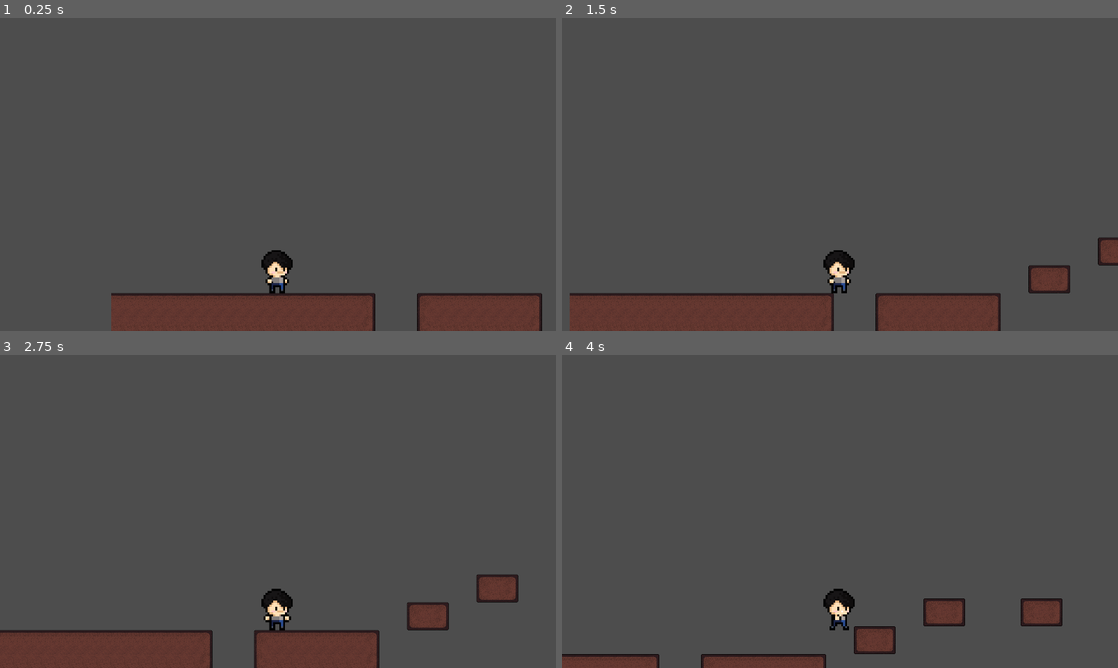
Above: before the commit, frames 1-4 (two rows, left to right).
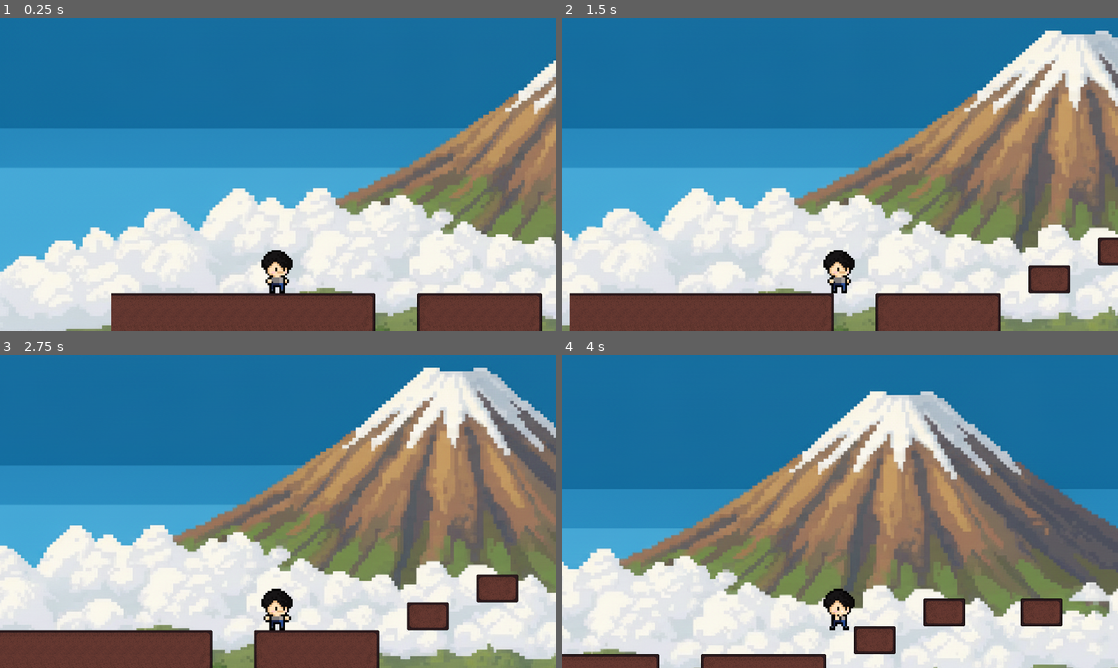
Above: after the commit, the same moments.

Repository: DnilsonAH/VolcanGameJam
Game: Godot game, scene res://Escenas/Game/LevelLibrery2/Level2Librery.tscn
The game is run twice, just before and just after one commit, with the same random seed, the same clock (stepped at 60 frames per second) and the same inputs. This scene is started directly instead of the project's main scene.
Inputs:
- Up to frame 1 (0.25 s): no input
- Up to frame 2 (1.5 s): tap Enter (ui_accept) at 0.5, 0.77 s; hold Right (ui_right) from 0.53 s (still down)
- Up to frame 3 (2.75 s): tap Enter (ui_accept) at 1.52 s; release Right (ui_right) at 2.03 s; hold Shift (shift_left) from 2.03 s (still down)
- Up to frame 4 (4 s): release Shift (shift_left) at 2.78 s; hold Right (ui_right) from 2.78 s (still down); tap Enter (ui_accept) at 3.02, 3.77 s

The runs differ from the first frame. In frame 1, 91% of the frame differs, in the area x 0-100%, y 0-100%; in frame 2, 88%; in frame 3, 87%; in frame 4, 88%.

Commit message:
Fondos de nivel de plataforma

Diff:
--- a/Escenas/Game/LevelLibrery2/Level2Librery.tscn
+++ b/Escenas/Game/LevelLibrery2/Level2Librery.tscn
@@ -1,9 +1,70 @@
-[gd_scene load_steps=3 format=4 uid="uid://cqoe8vr3jwxej"]
+[gd_scene load_steps=6 format=4 uid="uid://cqoe8vr3jwxej"]
 
-[ext_resource type="PackedScene" uid="uid://bqacj7r54lsst" path="res://Entities/Floors/floor_library.tscn" id="1_tijsa"]
+[ext_resource type="Texture2D" uid="uid://cue0qjrrwlq3l" path="res://Resources/Images/Fondos/misti.png" id="1_rqi12"]
+[ext_resource type="PackedScene" path="res://Entities/Floors/floor_library.tscn" id="1_tijsa"]
 [ext_resource type="PackedScene" uid="uid://b7pyfp6hvu4j3" path="res://Entities/Player/player_plataform.tscn" id="2_hycpw"]
+[ext_resource type="Texture2D" uid="uid://6i0hp2fkwe23" path="res://Resources/Images/Fondos/contnuacion misti.png" id="2_v04fy"]
+[ext_resource type="Texture2D" uid="uid://d57rfs0v8kbn" path="res://Resources/Images/Fondos/foza.png" id="5_v04fy"]
 
 [node name="Level2Librery" type="Node2D"]
+
+[node name="fondos" type="Node2D" parent="."]
+
+[node name="TextureRect4" type="TextureRect" parent="fondos"]
+offset_left = -640.0
+offset_top = 190.0
+offset_right = 1280.0
+offset_bottom = 734.0
+texture = ExtResource("5_v04fy")
+
+[node name="TextureRect2" type="TextureRect" parent="fondos"]
+offset_left = 2445.0
+offset_top = -670.0
+offset_right = 5006.0
+offset_bottom = 194.0
+texture = ExtResource("2_v04fy")
+
+[node name="TextureRect" type="TextureRect" parent="fondos"]
+offset_left = -640.0
+offset_top = -670.0
+offset_right = 2445.0
+offset_bottom = 190.0
+texture = ExtResource("1_rqi12")
+
+[node name="TextureRect5" type="TextureRect" parent="fondos"]
+offset_left = 1280.0
+offset_top = 194.0
+offset_right = 3200.0
+offset_bottom = 738.0
+texture = ExtResource("5_v04fy")
+
+[node name="TextureRect8" type="TextureRect" parent="fondos"]
+offset_left = 7040.0
+offset_top = 194.0
+offset_right = 8960.0
+offset_bottom = 738.0
+texture = ExtResource("5_v04fy")
+
+[node name="TextureRect6" type="TextureRect" parent="fondos"]
+offset_left = 3200.0
+offset_top = 194.0
+offset_right = 5120.0
+offset_bottom = 738.0
+texture = ExtResource("5_v04fy")
+
+[node name="TextureRect7" type="TextureRect" parent="fondos"]
+offset_left = 5120.0
+offset_top = 194.0
+offset_right = 7040.0
+offset_bottom = 738.0
+texture = ExtResource("5_v04fy")
+
+[node name="TextureRect3" type="TextureRect" parent="fondos"]
+offset_left = 5006.0
+offset_top = -670.0
+offset_right = 8091.0
+offset_bottom = 194.0
+texture = ExtResource("1_rqi12")
 
 [node name="FloorLibrary" parent="." instance=ExtResource("1_tijsa")]
 tile_map_data = PackedByteArray("AAD0/wIAAAABAAEAAAD0/wMAAAABAAIAAAD0/wQAAAABAAMAAAD1/wIAAAABAAEAAAD1/wMAAAABAAIAAAD1/w …(4240 unchanged characters)…
Binary file added: Resources/Images/Fondos/contnuacion misti.png
Not shown, added: Resources/Images/Fondos/contnuacion misti.png.import
Binary file added: Resources/Images/Fondos/foza mitad.png
Not shown, added: Resources/Images/Fondos/foza mitad.png.import
Binary file added: Resources/Images/Fondos/foza.png
Not shown, added: Resources/Images/Fondos/foza.png.import
Binary file added: Resources/Images/Fondos/misti.png
Not shown, added: Resources/Images/Fondos/misti.png.import
